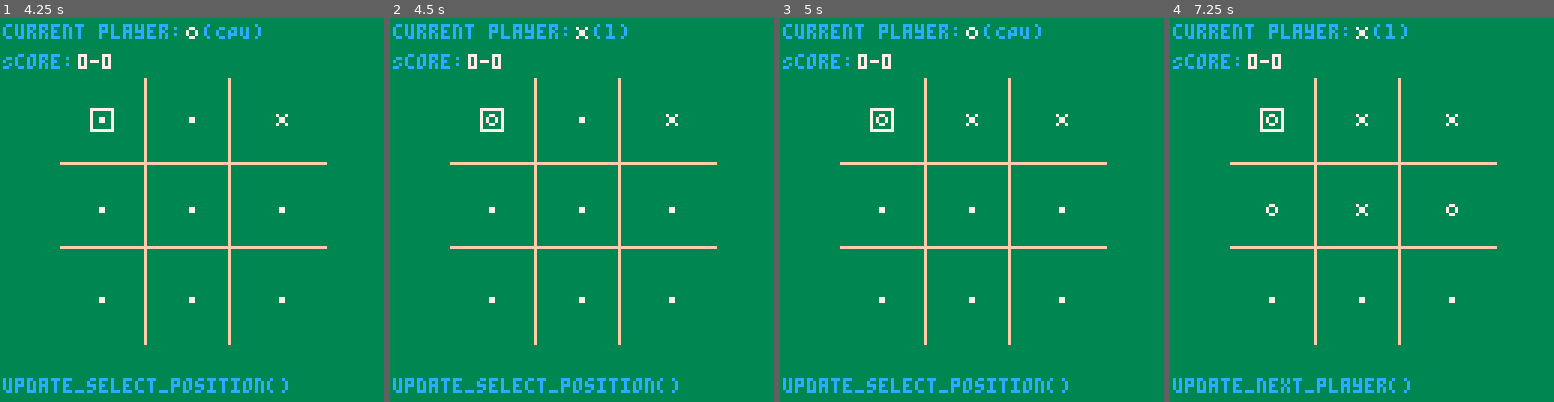
Above: before the commit, frames 1-4 (left to right).
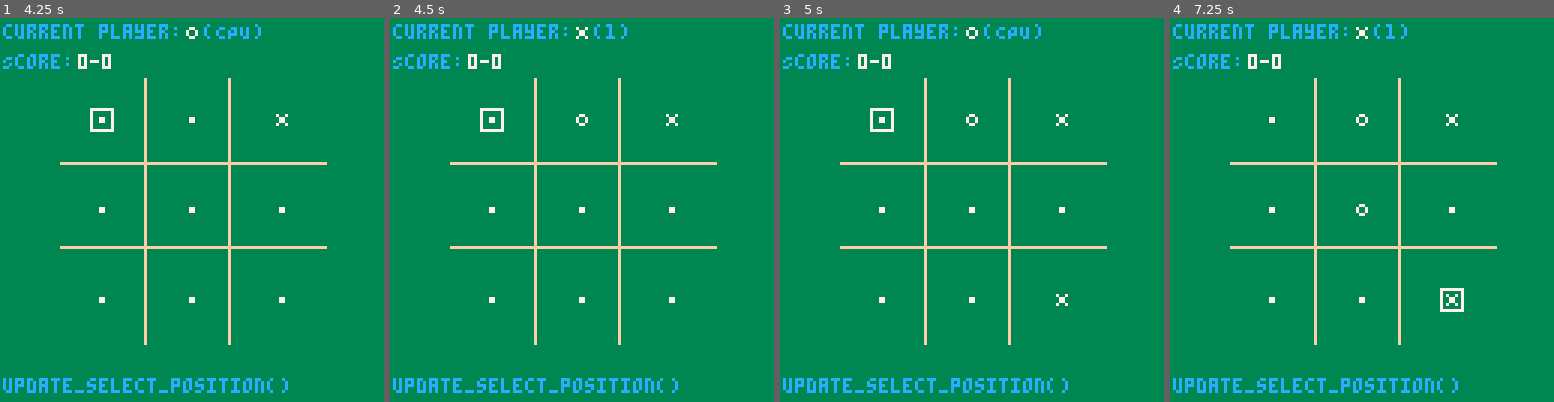
Above: after the commit, the same moments.

Repository: EmreMotan/TicTacToe
Game: PICO-8 cartridge tictactoe.p8
The game is run twice, just before and just after one commit, with the same random seed, the same clock (stepped at 60 frames per second) and the same inputs.
Inputs:
- Up to frame 1 (4.25 s): tap X (X key) at 0.33, 1.07, 1.85, 2.97, 4.08 s; tap O (Z key) at 0.7, 1.7, 2.1, 2.5, 2.9, 3.3, 3.7, 4.1 s; hold Right 1.6-2.1 s; hold Up 2.15-2.42 s; hold Right 2.47-3.03 s; hold Left 3.08-3.58 s; hold Down 3.63-3.97 s; hold Right from 4.02 s (still down)
- Up to frame 2 (4.5 s): keep holding Right
- Up to frame 3 (5 s): tap O (Z key) at 4.5, 4.9 s; release Right at 4.68 s; hold Up from 4.73 s (still down)
- Up to frame 4 (7.25 s): release Up at 5.03 s; hold Left 5.08-5.68 s; tap X (X key) at 5.2, 6.32 s; tap O (Z key) every 0.4 s from 5.3 to 6.9 s; hold Down 5.73-6.03 s; hold Right 6.08-6.58 s; hold Right 6.63-7.13 s; hold Up from 7.18 s (still down)

Frame 1 is identical in both runs. In frame 2, 0.1% of the frame differs, in the area x 25-52%, y 25-29%; in frame 3, 0.2%; in frame 4, 1.4%, in the area x 22-77%, y 23-98%.

Commit message:
Implemented CPU AI that chooses position randomly

Diff:
--- a/tictactoe.p8
+++ b/tictactoe.p8
@@ -12,6 +12,7 @@
 -- Global Variables
 -------------------------------------------------------------------------------
 number_players = 1
+cpu_difficulty = 2
 currentplayer = flr(rnd(1))
 gamewinner = -1 -- set to -1 when there is not yet a winner.
 grid = {[0] = 0,
@@ -190,28 +191,56 @@
       timer_count = 0
     end
 
-    x=0
-    position_selected = false
-    while (x < 9 and position_selected == false and cpu_player_wait_fulfilled == true) do
-      if grid[x] == 0 then
-        position_selected = true
-        grid[x] = currentplayer
-
-        -- check if there is three in a row
-        win_result = check_win_condition()
-
-        -- check if there's a potential draw
-        tie_result = check_tie_condition()
-
-        if win_result == 1 then
-          score[currentplayer] += 1
-          global_state = state_win_screen
-        elseif tie_result == 1 then
-          global_state = state_tie_screen
-        else global_state = state_next_player
+    -- Very basic sequential AI
+    if (cpu_difficulty == 1) then
+      x=0
+      position_selected = false
+      while (x < 9 and position_selected == false and cpu_player_wait_fulfilled == true) do
+        if grid[x] == 0 then
+          position_selected = true
+          grid[x] = currentplayer
+
+          -- check if there is three in a row
+          win_result = check_win_condition()
+
+          -- check if there's a potential draw
+          tie_result = check_tie_condition()
+
+          if win_result == 1 then
+            score[currentplayer] += 1
+            global_state = state_win_screen
+          elseif tie_result == 1 then
+            global_state = state_tie_screen
+          else global_state = state_next_player
+          end
         end
+        x += 1
       end
-      x += 1
+    -- Random position AI
+    elseif (cpu_difficulty == 2) then
+      x=flr(rnd(9)) + 1
+      position_selected = false
+      while (position_selected == false and cpu_player_wait_fulfilled == true) do
+        if grid[x] == 0 then
+          position_selected = true
+          grid[x] = currentplayer
+
+          -- check if there is three in a row
+          win_result = check_win_condition()
+
+          -- check if there's a potential draw
+          tie_result = check_tie_condition()
+
+          if win_result == 1 then
+            score[currentplayer] += 1
+            global_state = state_win_screen
+          elseif tie_result == 1 then
+            global_state = state_tie_screen
+          else global_state = state_next_player
+          end
+        end
+        x=flr(rnd(9)) + 1
+      end
     end
   end
 
